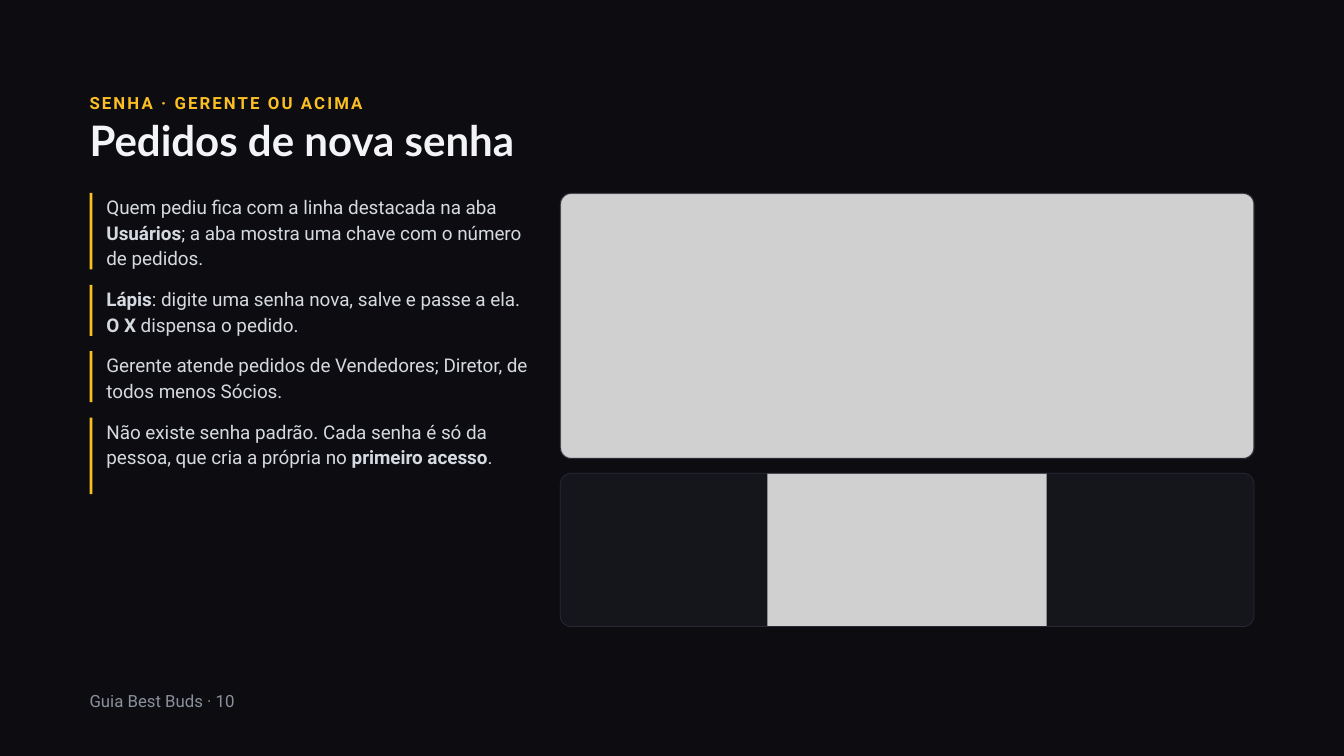
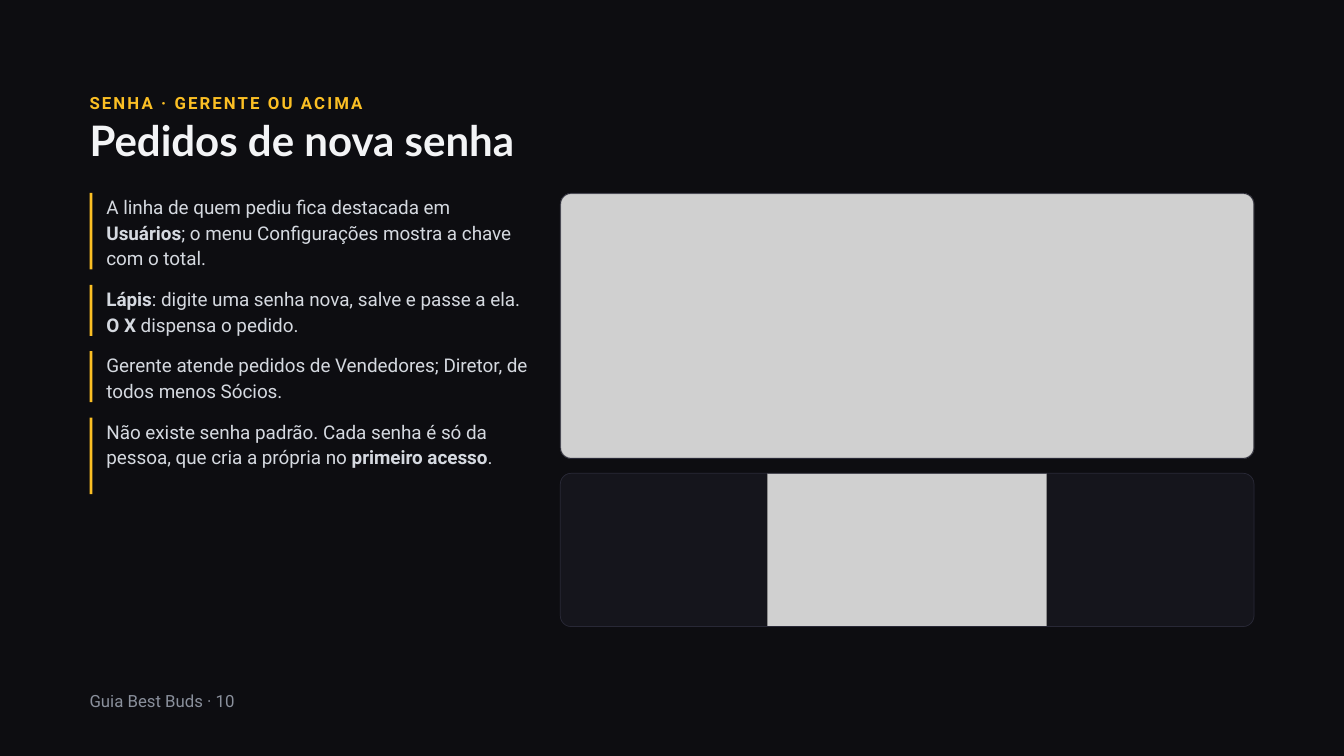
Before and after one commit to BESTBUDSOFC/BESTBUDS, a slide deck: slide 10 of docs/Guia_do_Sistema_Best_Buds.pptx. Drawn at 1344x756 pixels with LibreOffice and Linux fonts; fonts in the diff are those of the drawing; grey boxes stand for pictures. Boxes give left, top, right and bottom in pixels: in the first picture for what was removed or moved away, otherwise in the second. Text is boxed around its words. In the diff, an @@ line names an element or a change of style, - is before the commit and + after.

```diff
--- a/docs/Guia_do_Sistema_Best_Buds.pptx
+++ b/docs/Guia_do_Sistema_Best_Buds.pptx
@@ text at box(106, 199, 511, 265): text changed @@
-Quem pediu fica com a linha destacada na aba Usuários; a aba mostra uma chave com o número de pedidos.
+A linha de quem pediu fica destacada em Usuários; o menu Configurações mostra a chave com o total.
```
Also in this commit, not shown: 3 other slides changed, 1 other file.
